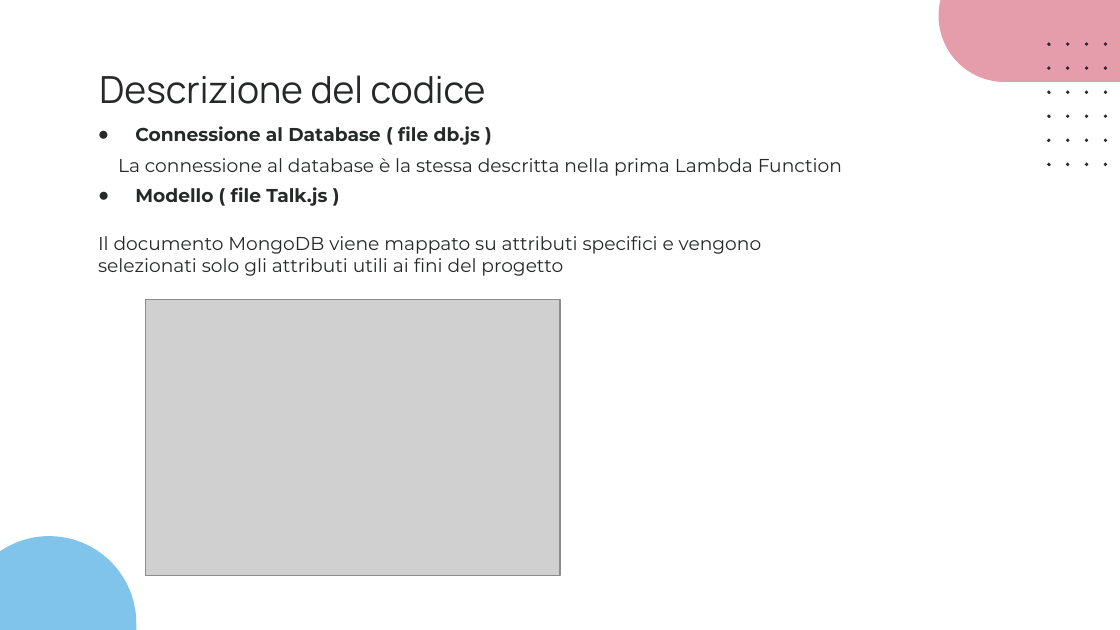
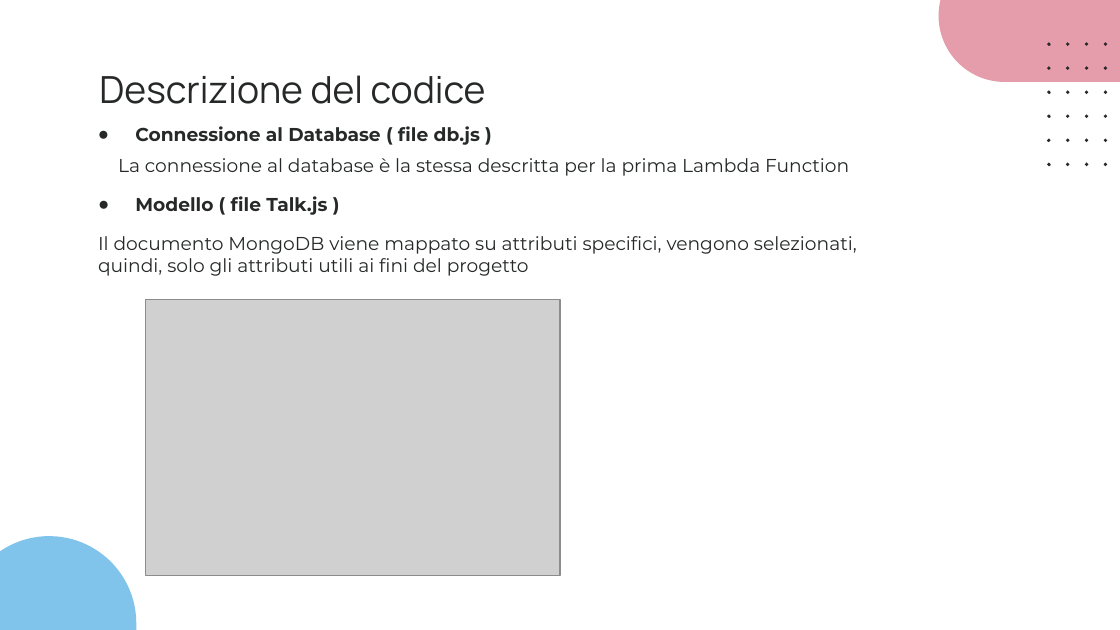
Before and after one commit to slocatelli30/CommuniTEDx, a slide deck: slide 32 of Progetto3.0/CommuniTEDx_3.0.pptx. Drawn at 1120x630 pixels with LibreOffice and Linux fonts; fonts in the diff are those of the drawing; grey boxes stand for pictures. Boxes give left, top, right and bottom in pixels: in the first picture for what was removed or moved away, otherwise in the second. Text is boxed around its words. In the diff, an @@ line names an element or a change of style, - is before the commit and + after.

```diff
--- a/Progetto3.0/CommuniTEDx_3.0.pptx
+++ b/Progetto3.0/CommuniTEDx_3.0.pptx
@@ text at (x1=118, y1=158, x2=849, y2=176): text changed @@
-La connessione al database è la stessa descritta nella prima Lambda Function
+La connessione al database è la stessa descritta per la prima Lambda Function
@@ text "Modello ( file Talk.js )" moved from (x1=135, y1=187, x2=327, y2=206) to (x1=135, y1=196, x2=327, y2=215) @@
@@ text at (x1=98, y1=236, x2=857, y2=276): text changed @@
-Il documento MongoDB viene mappato su attributi specifici e vengono selezionati solo gli attributi utili ai fini del progetto
+Il documento MongoDB viene mappato su attributi specifici, vengono selezionati, quindi, solo gli attributi utili ai fini del progetto
```
Also in this commit, not shown: 11 other slides changed, 1 other file.
